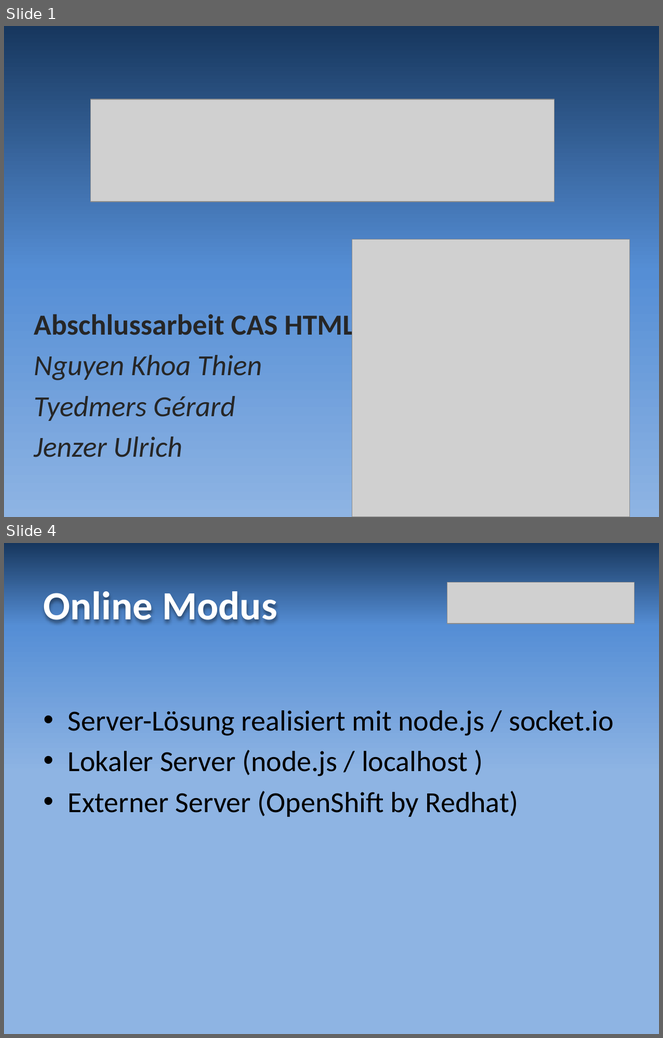
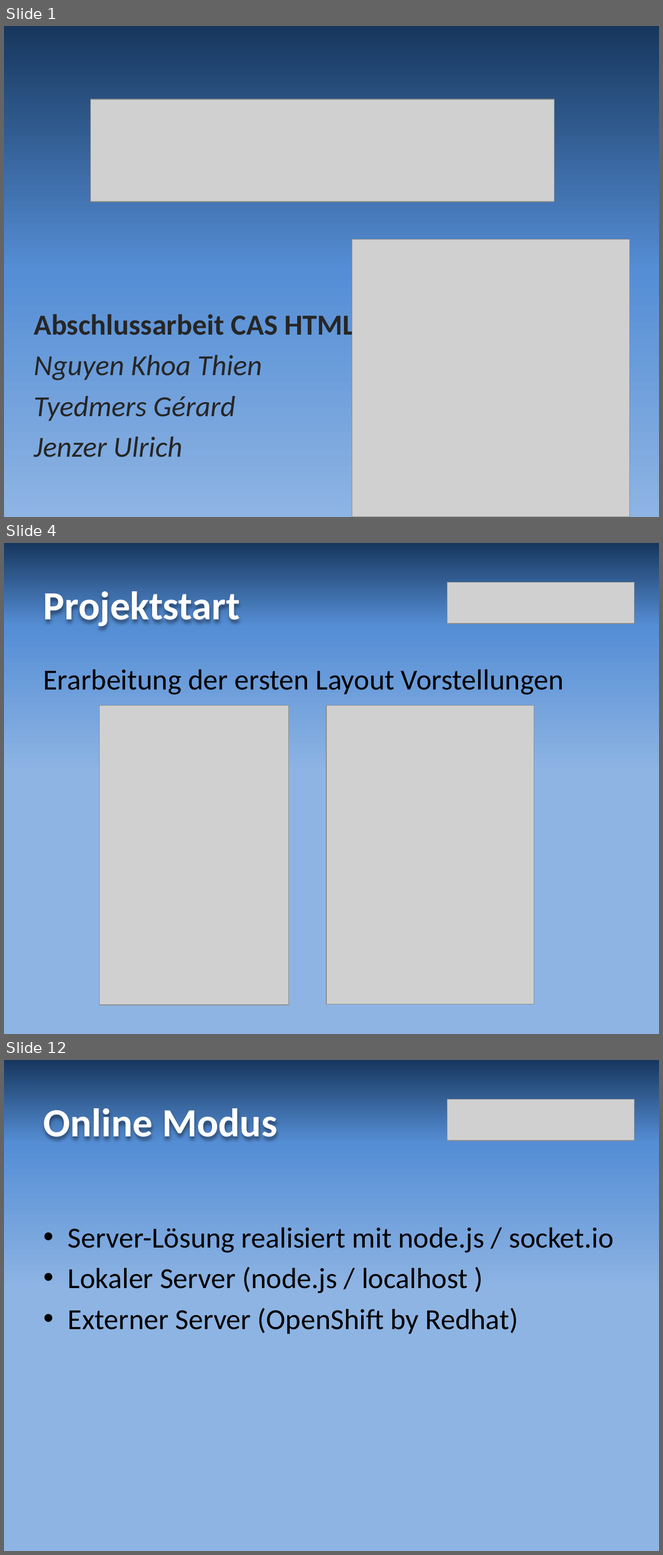
Before and after one commit to grrd01/Reversi---Legacy-BFH-Version, a slide deck: resources/reversi_praesentation.pptx. Shown one above the other, each under a label of ours: slides 1 and 4 before the commit, slides 1, 4 and 12 after it; the slides between them are not shown. The pictures are 663x1038 and 663x1555 pixels, drawn with LibreOffice and Linux fonts; fonts in the diff are those of the drawing; grey boxes stand for pictures. Boxes give left, top, right and bottom in pixels: in the first picture for what was removed or moved away, otherwise in the second. Text is boxed around its words. In the diff, an @@ line names an element or a change of style, - is before the commit and + after.

```diff
--- a/resources/reversi_praesentation.pptx
+++ b/resources/reversi_praesentation.pptx
@@ slide 4 added at box(4, 543, 659, 1034), background gradient #17375E to #558ED5 to #8EB4E3 @@
@@ picture added at box(448, 583, 635, 624) @@
@@ title added at box(44, 591, 240, 627), 44 pt, text #FFFFFF, bold @@
+Projektstart
@@ text added at box(44, 669, 564, 695), 32 pt, text #000000 @@
+Erarbeitung der ersten Layout Vorstellungen
@@ picture added at box(100, 705, 289, 1006) @@
@@ picture added at box(326, 705, 534, 1005) @@
@@ what was slide 4 is now slide 12 @@
```
Also in this commit, not shown: 1 slide changed, 8 other slides added, 1 slide removed.
